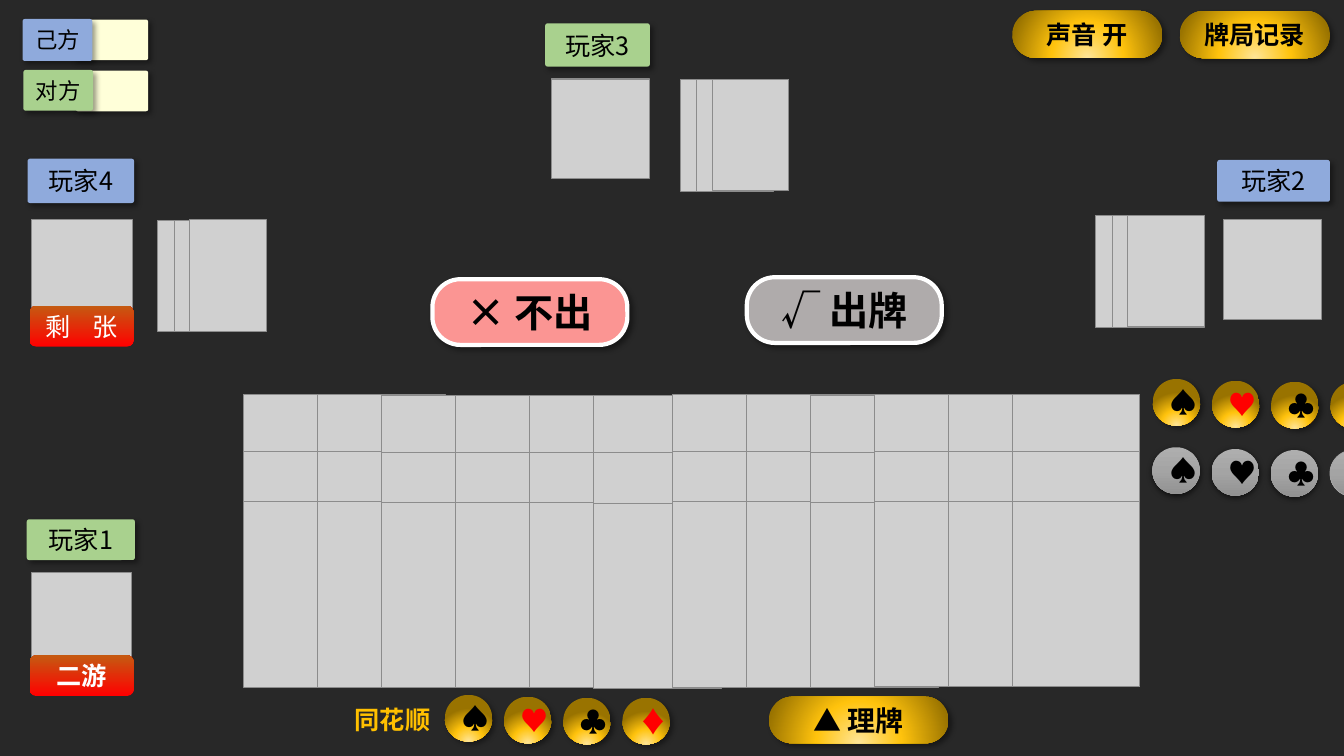
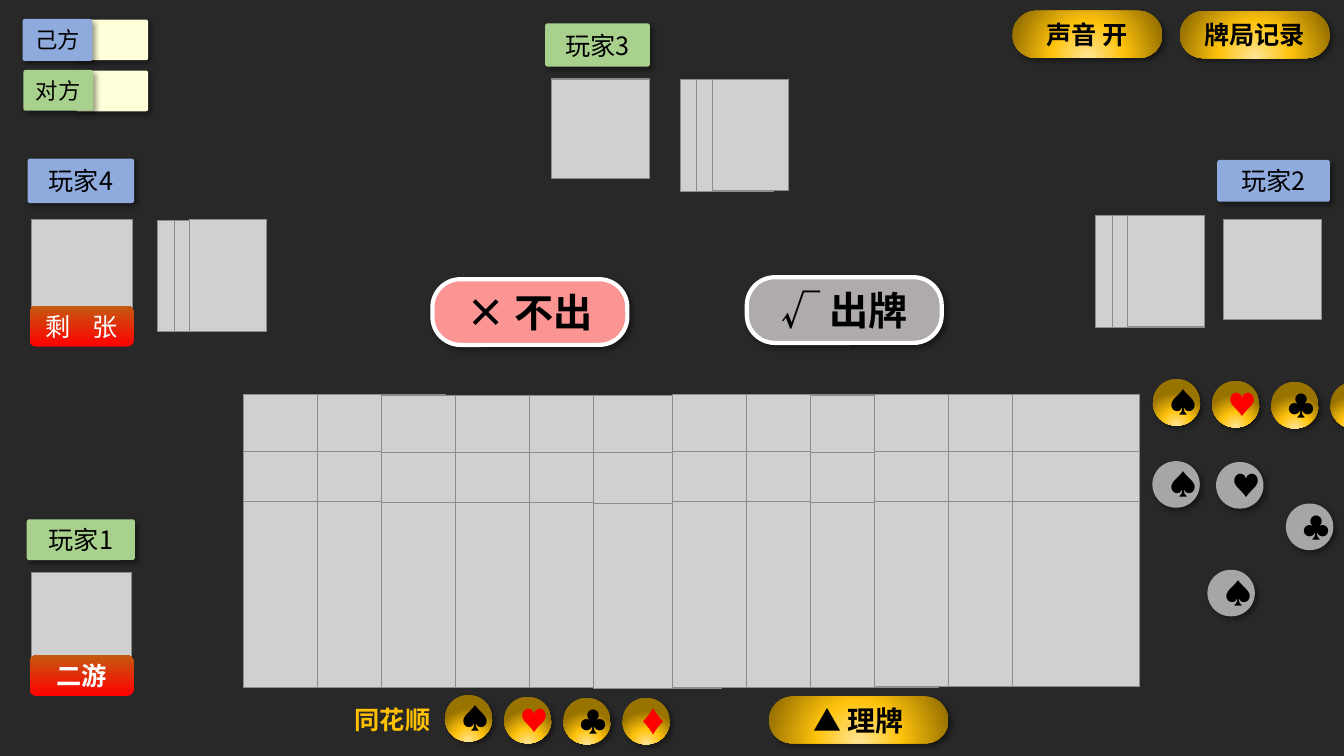
Before and after one commit to remyhuang03/guan_dan_qt, a slide deck: slide 2 of qt_guan_dan/dev_ui_sketch.pptx. Drawn at 1344x756 pixels with LibreOffice and Linux fonts; fonts in the diff are those of the drawing; grey boxes stand for pictures. Boxes give left, top, right and bottom in pixels: in the first picture for what was removed or moved away, otherwise in the second. Text is boxed around its words. In the diff, an @@ line names an element or a change of style, - is before the commit and + after.

```diff
--- a/qt_guan_dan/dev_ui_sketch.pptx
+++ b/qt_guan_dan/dev_ui_sketch.pptx
@@ rounded rectangle "♠": place and size @@
-rounded rectangle "♠" at bbox=[1152, 448, 1200, 494]
+rounded rectangle "♠" at bbox=[1152, 462, 1200, 508]
@@ rounded rectangle "♥": place and size @@
-rounded rectangle "♥" at bbox=[1212, 450, 1259, 496]
+rounded rectangle "♥" at bbox=[1216, 462, 1263, 508]
@@ rounded rectangle removed at bbox=[1330, 451, 1344, 497] @@
-♦
@@ fill gradient #AFAFAF to #A5A5A5 to #939393 to #A6A6A6; shadow changed in 3 elements at bbox=[1152, 462, 1200, 508], bbox=[1216, 462, 1263, 508], bbox=[1287, 504, 1334, 551] @@
@@ rounded rectangle "♣": place and size @@
-rounded rectangle "♣" at bbox=[1271, 451, 1319, 497]
+rounded rectangle "♣" at bbox=[1287, 504, 1334, 551]
@@ rounded rectangle added at bbox=[1208, 570, 1255, 616], fill #A6A6A6, 20 pt, text #000000, bold @@
+♠
```
Also in this commit, not shown: 14 other files.
